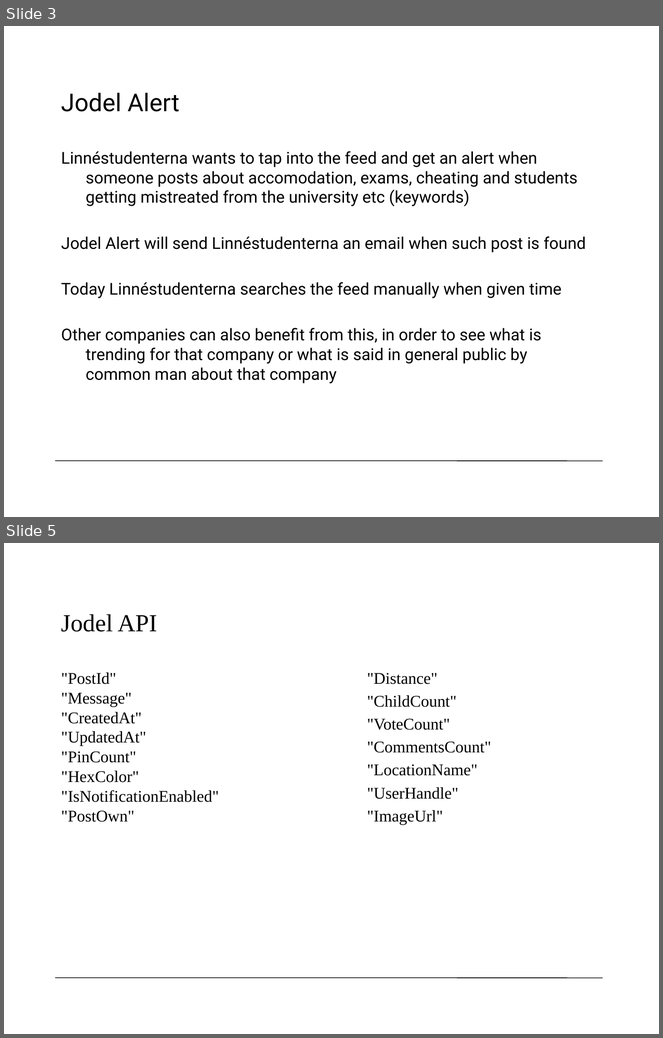
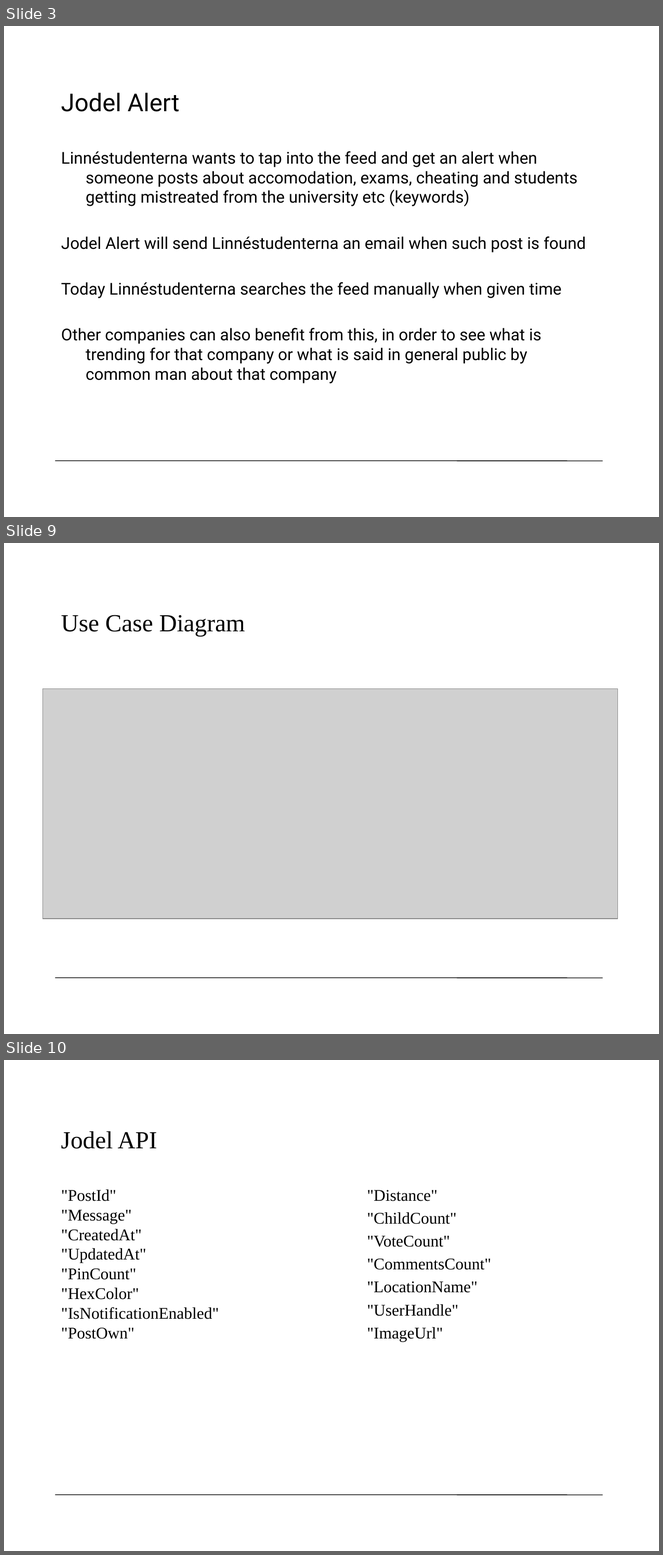
Before and after one commit to legendmcdonald/2DV603, a slide deck: JodelAlert.pptx. Shown one above the other, each under a label of ours: slides 3 and 5 before the commit, slides 3, 9 and 10 after it; the slides between them are not shown. The pictures are 663x1038 and 663x1555 pixels, drawn with LibreOffice and Linux fonts; fonts in the diff are those of the drawing; grey boxes stand for pictures; background and template pictures are left out. Boxes give left, top, right and bottom in pixels: in the first picture for what was removed or moved away, otherwise in the second. Text is boxed around its words. In the diff, an @@ line names an element or a change of style, - is before the commit and + after.

```diff
--- a/JodelAlert.pptx
+++ b/JodelAlert.pptx
@@ slide 9 added at <box>4,543,659,1034</box>, background #FFFFFF; not listed: 1 template element that a slide beside it also shows @@
@@ title added at <box>61,615,245,637</box>, 27 pt, text #000000 @@
+Use Case Diagram
@@ picture added at <box>42,689,618,919</box> @@
@@ what was slide 5 is now slide 10 @@
```
Also in this commit, not shown: 1 slide changed, 5 other slides added, 1 slide removed, 1 other file.
